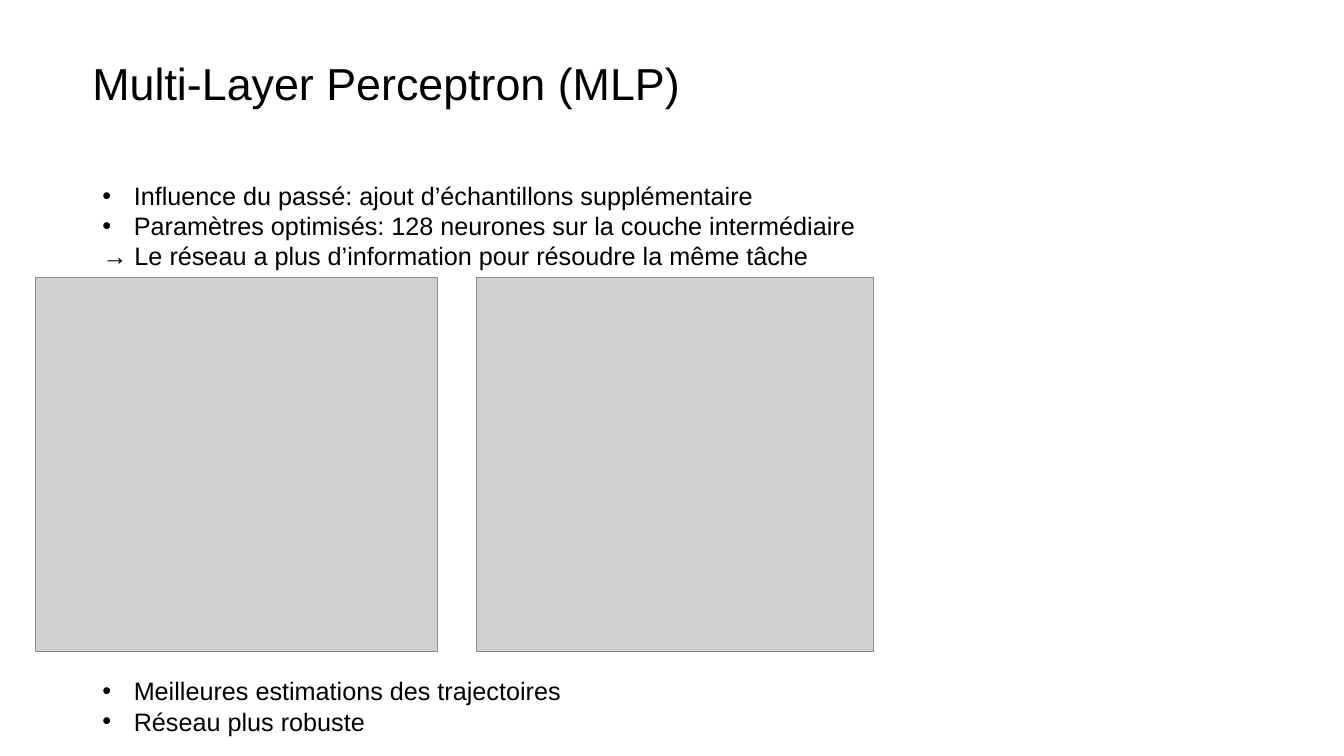
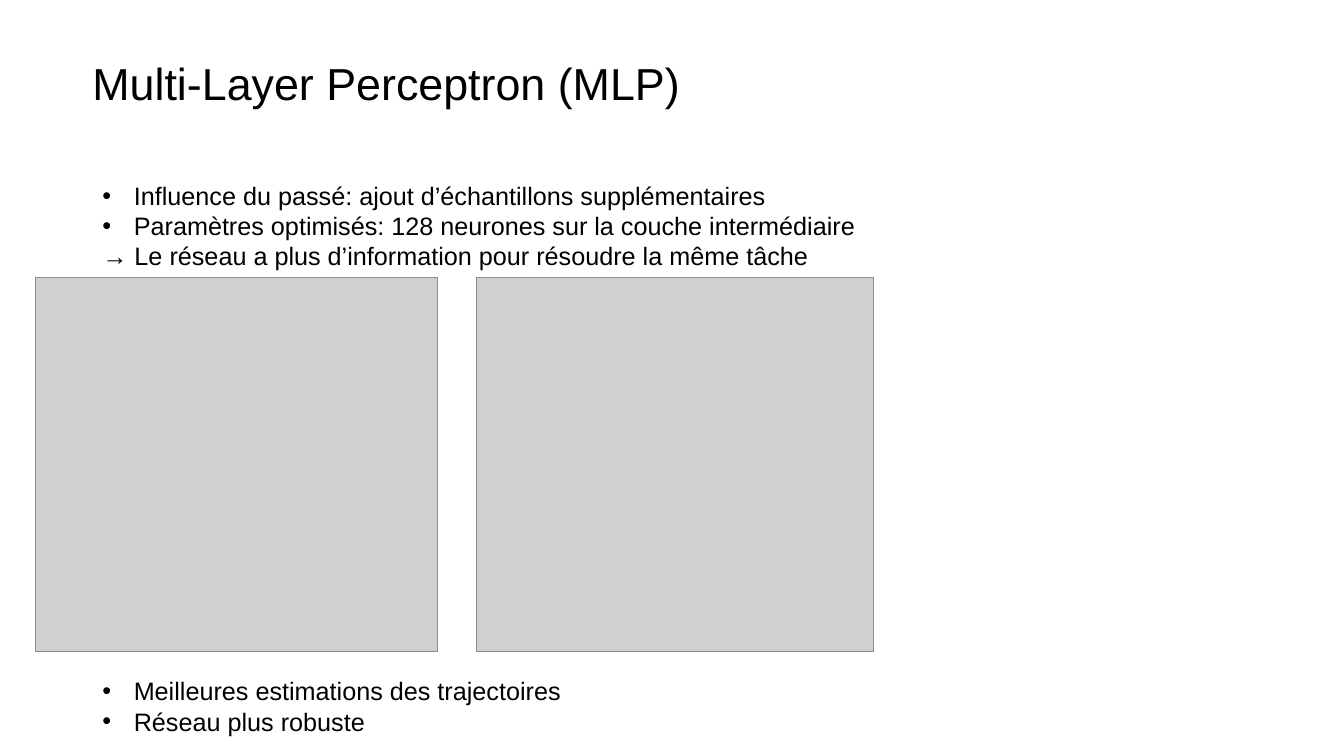
Before and after one commit to grotsartdehe/TFE, a slide deck: slide 17 of Presentation/Slides_TFE.pptx (slide 16 before the commit). Drawn at 1344x756 pixels with LibreOffice and Linux fonts; fonts in the diff are those of the drawing; grey boxes stand for pictures. Boxes give left, top, right and bottom in pixels: in the first picture for what was removed or moved away, otherwise in the second. Text is boxed around its words. In the diff, an @@ line names an element or a change of style, - is before the commit and + after.

Commit message:
new slides

```diff
--- a/Presentation/Slides_TFE.pptx
+++ b/Presentation/Slides_TFE.pptx
@@ text at (134, 186, 765, 211): text changed @@
-• Influence du passé: ajout d’échantillons supplémentaire
+• Influence du passé: ajout d’échantillons supplémentaires
```
Also in this commit, not shown: 2 other slides changed, 4 slides added, 1 slide removed, 4 other files.
